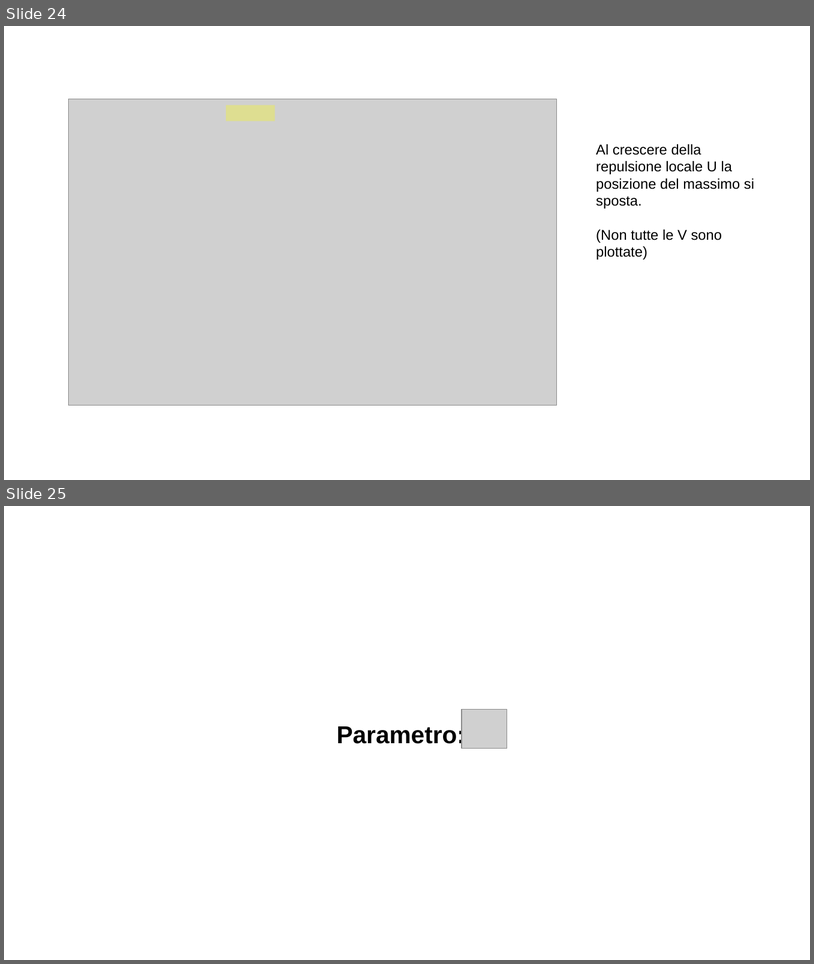
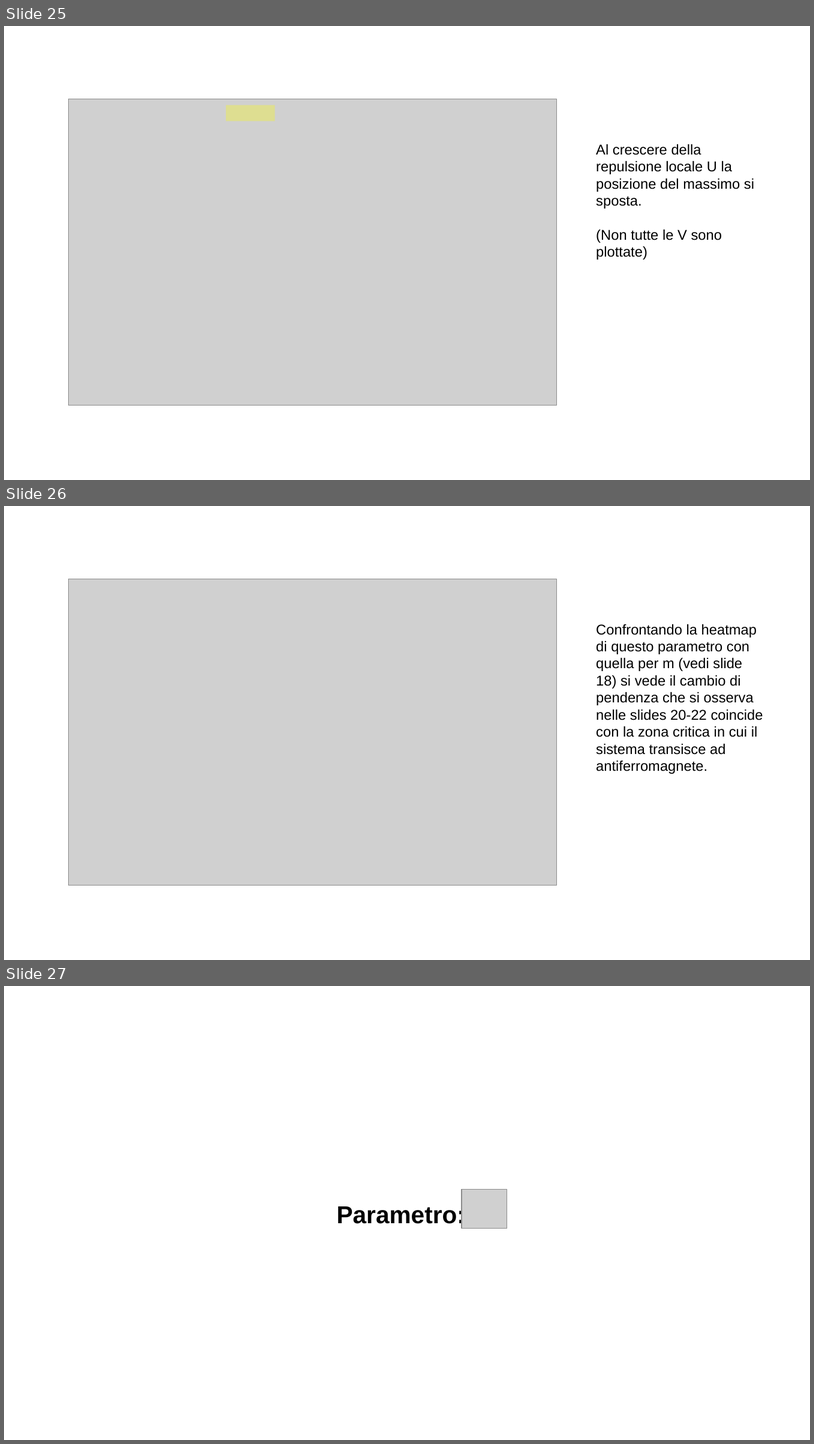
Before and after one commit to nepero27178/LadderHubbardSC, a slide deck: Bin/IntermediateReport2/IntermediateReport2.odp. Shown one above the other, each under a label of ours: slides 24 and 25 before the commit, slides 25, 26 and 27 after it. The pictures are 814x964 and 814x1444 pixels, drawn with LibreOffice and Linux fonts; fonts in the diff are those of the drawing; grey boxes stand for pictures. Boxes give left, top, right and bottom in pixels: in the first picture for what was removed or moved away, otherwise in the second. Text is boxed around its words. In the diff, an @@ line names an element or a change of style, - is before the commit and + after.

```diff
--- a/Bin/IntermediateReport2/IntermediateReport2.odp
+++ b/Bin/IntermediateReport2/IntermediateReport2.odp
@@ slide 26 added at box(4, 506, 810, 960), background #FFFFFF @@
@@ picture added at box(68, 579, 557, 885) @@
@@ text added at box(596, 624, 764, 774), 14 pt, text #000000 @@
+Confrontando la heatmap di questo parametro con quella per m (vedi slide 18) si vede il cambio di pendenza che si osserva nelle slides 20-22 coincide con la zona critica in cui il sistema transisce ad antiferromagnete.
@@ what was slide 24 is now slide 25 @@
@@ what was slide 25 is now slide 27 @@
```
Also in this commit, not shown: 3 slides changed, 6 other slides added, 8 other files.
